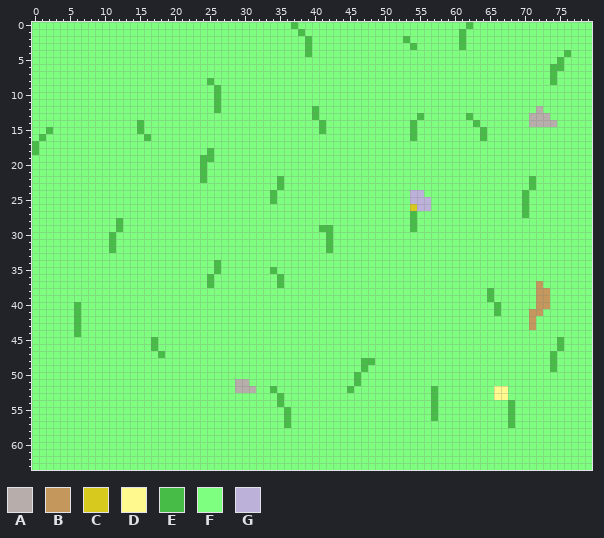
Sprite sheet: assets/images/counter_bg.png. The picture above is the old version.
The file is 80x64 pixels.
Palette (. is transparent): A #b7adaa  B #c4975c  C #d8c91e  D #fff98e  E #47bc47  F #7fff7f  G #bcb1d8
The result:
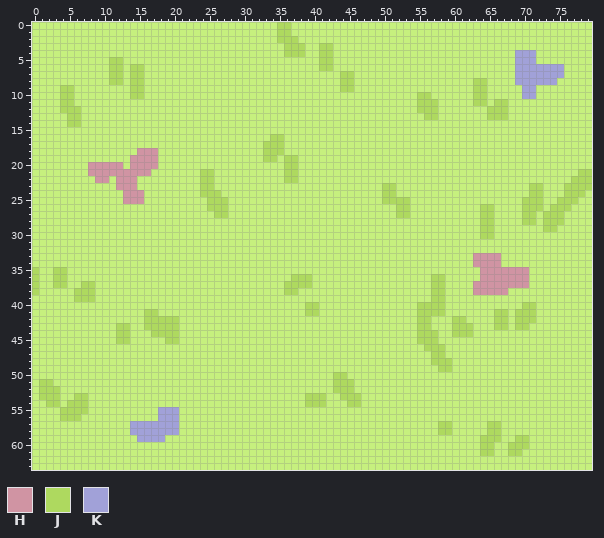
Colours new in this view: H #d094a3  J #aed95f  K #a1a1d8
Changes in this commit:
colour F: #7fff7f -> #c6f07e
Changed rows in their new state; - is a pixel that keeps its letter.
first column x 0:
 0 -----------------------------------JJF------------------------F-----------------
 1 -----------------------------------JJ-F----------------------F------------------
 2 -----------------------------------JJJ-F-------------F-------F------------------
 3 ------------------------------------JJJF-JJ-----------F------F------------------
 4 ------------------------------------JJJF-JJ--------------------------KKK----F---
 5 -----------JJ----------------------------JJ--------------------------KKK---F----
 6 -----------JJ-JJ-------------------------JJ--------------------------KKKKKKK----
 7 -----------JJ-JJ----------------------------JJ-----------------------KKKKKKK----
 8 -----------JJ-JJ---------F------------------JJ-----------------JJ----KKKKKK-----
 9 ----JJ--------JJ----------F-----------------JJ-----------------JJ-----KK--------
10 ----JJ--------JJ----------F----------------------------JJ------JJ-----KK--------
11 ----JJ--------------------F----------------------------JJJ-----JJ-JJ------------
12 ----JJJ-------------------F-------------F--------------JJJ-------JJJ----F-------
13 -----JJ---------------------------------F--------------FJJ----F--JJJ---FFF------
14 -----JJ--------F-------------------------F------------F--------F-------FFFF-----
15 --F------------F-------------------------F------------F---------F---------------
16 -F--------------F-----------------JJ------------------F---------F---------------
17 F--------------------------------JJJ--------------------------------------------
18 F--------------HHH-------F-------JJJ--------------------------------------------
19 --------------HHHH------FF-------JJ-JJ------------------------------------------
20 --------HHHHH-HHHH------F-----------JJ------------------------------------------
21 --------HHHHHHHHH-------JJ----------JJ----------------------------------------JJ
22 ---------HH-HHH---------JJ---------FJJ---------------------------------F-----JJJ
23 ------------HHH---------JJ---------F--------------JJ-------------------JJ---JJJJ
24 -------------HHH--------JJJ-------F---------------JJ--FF--------------FJJ---JJJ-
25 -------------HHH---------JJJ------F---------------JJJJFFF-------------JJJ--JJJ--
26 -------------------------JJJ------------------------JJFFF-------JJ----JJJ-JJJ---
27 --------------------------JJ------------------------JJF---------JJ----JJ-JJJ----
28 ------------F-----------------------------------------F---------JJ----JJ-JJJ----
29 ------------F----------------------------FF-----------F---------JJ-------JJ-----
30 -----------F------------------------------F---------------------JJ--------------
31 -----------F------------------------------F-------------------------------------
32 -----------F------------------------------F-------------------------------------
33 ---------------------------------------------------------------HHHH-------------
34 --------------------------F------------------------------------HHHH-------------
35 J--JJ---------------------F-------F-----------------------------HHHHHHH---------
36 J--JJ--------------------F---------F-JJJ-----------------JJ-----HHHHHHH---------
37 J--JJ--JJ----------------F---------FJJJJ-----------------JJ----HHHHHHHH-F-------
38 J-----JJJ---------------------------JJ-------------------JJ----HHHHH----FF------
39 ------JJJ------------------------------------------------JJ------F------FF------
40 ------F--------------------------------JJ--------------JJJJ-------F---JJFF------
41 ------F---------JJ---------------------JJ--------------JJJJ-------JJ-JJJF-------
42 ------F---------JJJJJ----------------------------------JJ---JJ----JJ-JJJ--------
43 ------F-----JJ--JJJJJ----------------------------------JJ---JJJ---JJ-JJF--------
44 ------F-----JJ---JJJJ----------------------------------JJJ--JJJ-----------------
45 ------------JJ---F-JJ----------------------------------JJJ-----------------F----
46 -----------------F--------------------------------------JJJ----------------F----
47 ------------------F--------------------------------------JJ---------------F-----
48 -----------------------------------------------FF--------JJJ--------------F-----
49 -----------------------------------------------F----------JJ--------------F-----
50 -------------------------------------------JJ-F---------------------------------
51 -JJ--------------------------FF------------JJJF---------------------------------
52 -JJJ-------------------------FFF--F--------JJJ-----------F--------FF------------
53 -JJJ--JJ---------------------------F---JJJ--JJJ----------F--------FF------------
54 --JJ-JJJ---------------------------F---JJJ---JJ----------F----------F-----------
55 ----JJJJ----------KKK---------------F--------------------F----------F-----------
56 ----JJJ-----------KKK---------------F--------------------F----------F-----------
57 --------------KKKKKKK---------------F---------------------JJ-----JJ-F-----------
58 --------------KKKKKKK-------------------------------------JJ-----JJ-------------
59 ---------------KKKK---------------------------------------------JJJ--JJ---------
60 ----------------------------------------------------------------JJ--JJJ---------
61 ----------------------------------------------------------------JJ--JJ----------
